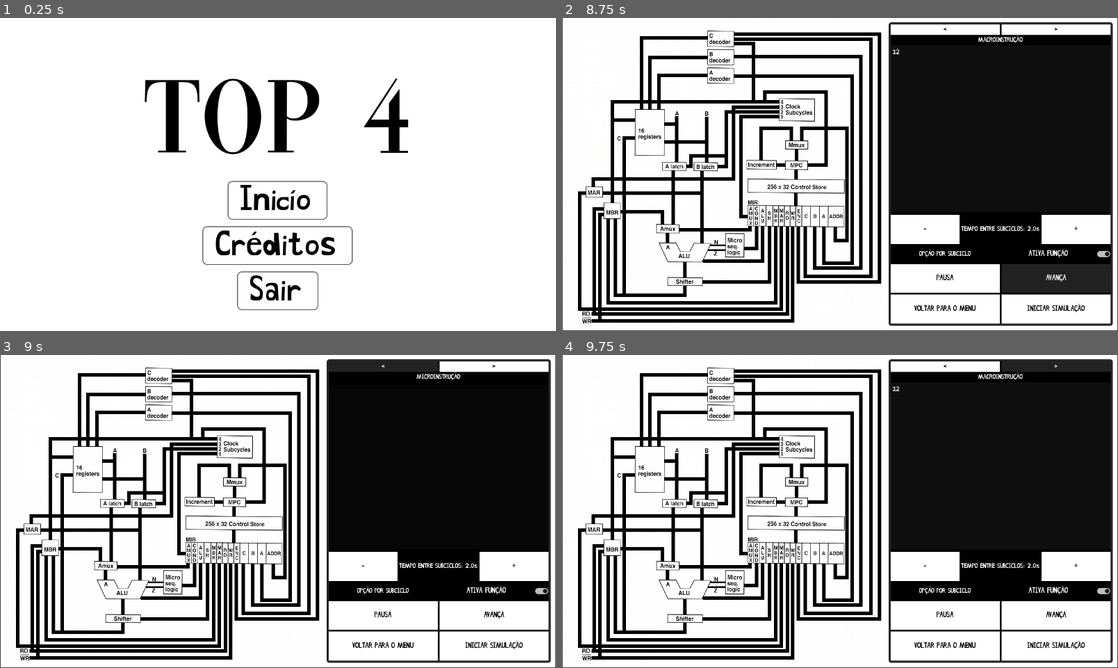
Above: before the commit, frames 1-4 (two rows, left to right).
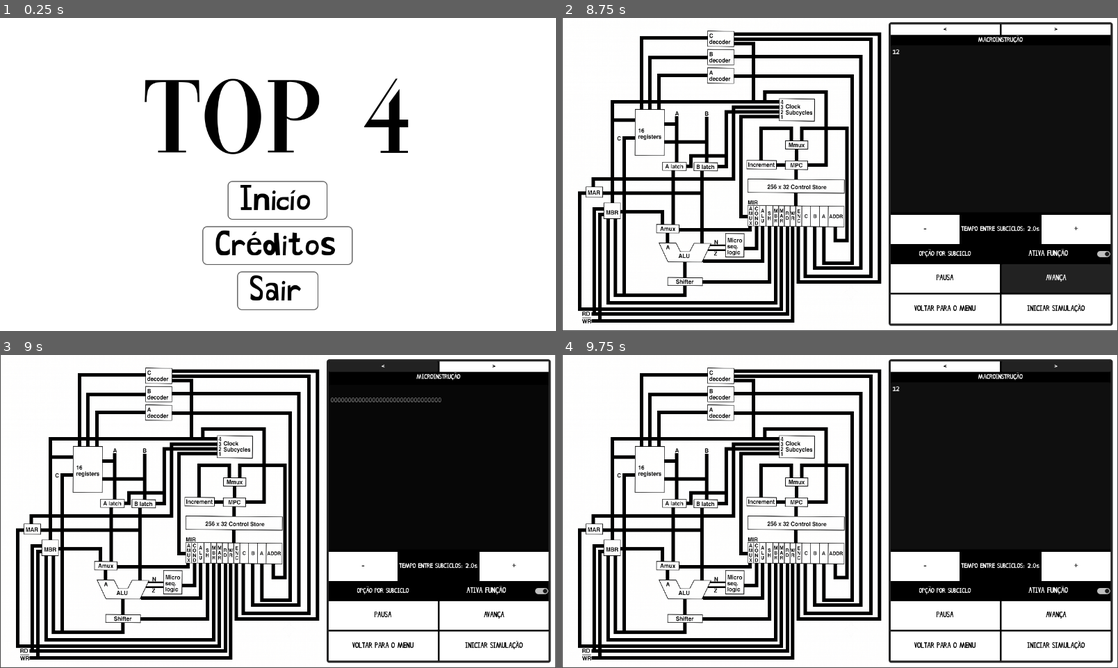
Above: after the commit, the same moments.

Repository: RodriWagner/Projeto-Arquitetura-de-Computadores-Vinod
Game: Godot game, scene res://Cenas/Cenas UI/menu.tscn
The game is run twice, just before and just after one commit, with the same random seed, the same clock (stepped at 60 frames per second) and the same inputs.
Inputs (mouse positions are in pixels of both pictures, inside the frame that each line leads up to):
- Up to frame 1 (0.25 s): no input
- Up to frame 2 (8.75 s): click "Inicío" at 0.5 s; click (1001, 130) at 1.27 s; type "12" at 1.35 s; click "PAUSA" at 2 s; click "INICIAR SIMULAÇÃO" at 2.75 s; click "INICIAR SIMULAÇÃO" at 3.5 s; click "<" at 4.25 s; click ">" at 5 s; click "-" at 5.75 s; click "+" at 6.5 s; click "ATIVA FUNÇÃO" at 7.25 s; click "AVANÇA" at 8 s
- Up to frame 3 (9 s): click "<" at 8.75 s
- Up to frame 4 (9.75 s): click ">" at 9.5 s

Frames 1-2 are identical in both runs. In frame 3, 0.2% of the frame differs, in the area x 59-80%, y 13-16%; in frame 4, nothing differs.
Error in both runs: Invalid access to property or key '12' on a base object of type 'Dictionary'. (res://Scripts/ScriptsLogicaInterna/LeitorDeMacro.gd:98)

Commit message:
fix(): gerenciador e conexoes

Diff:
--- a/projeto-vinod/Cenas/Cenas UI/control.tscn
+++ b/projeto-vinod/Cenas/Cenas UI/control.tscn
@@ -23,7 +23,7 @@
 
 [sub_resource type="Theme" id="Theme_ya72m"]
 
-[node name="Interface" type="Control" unique_id=1786879715 node_paths=PackedStringArray("leitor_de_texto", "velocidade_label")]
+[node name="Interface" type="Control" unique_id=1786879715 node_paths=PackedStringArray("leitor_de_texto", "imprimidor_de_texto", "velocidade_label")]
 layout_mode = 3
 anchors_preset = 15
 anchor_right = 1.0
@@ -32,6 +32,7 @@
 grow_vertical = 2
 script = ExtResource("1_loqao")
 leitor_de_texto = NodePath("PanelContainer/HBoxContainer/Botões e Texto/PanelContainer2/VBoxContainer/controla_visibilidade/macroinstrucao/codigo_macro")
+imprimidor_de_texto = NodePath("PanelContainer/HBoxContainer/Botões e Texto/PanelContainer2/VBoxContainer/controla_visibilidade/microinstrucao/codigo_micro")
 velocidade_label = NodePath("PanelContainer/HBoxContainer/Botões e Texto/PanelContainer2/VBoxContainer/HBoxContainer2/Label")
 
 [node name="PanelContainer" type="PanelContainer" parent="." unique_id=2071102827]
--- a/projeto-vinod/Cenas/Cenas de lógica interna/Gerenciador.tscn
+++ b/projeto-vinod/Cenas/Cenas de lógica interna/Gerenciador.tscn
@@ -7,5 +7,6 @@
 timer_dos_subciclos = NodePath("TimerDosCiclos")
 
 [node name="TimerDosCiclos" type="Timer" parent="." unique_id=1530563372]
+wait_time = 2.0
 
 [connection signal="timeout" from="TimerDosCiclos" to="." method="atualiza_subciclos"]
--- a/projeto-vinod/Cenas/Cenas de lógica interna/main.tscn
+++ b/projeto-vinod/Cenas/Cenas de lógica interna/main.tscn
@@ -8,13 +8,14 @@
 [ext_resource type="PackedScene" uid="uid://dybyv16fmmv1w" path="res://Cenas/Cenas de lógica interna/LeitorDeMacro.tscn" id="4_uv7h8"]
 [ext_resource type="PackedScene" uid="uid://der4kplg7hrt4" path="res://Cenas/Cenas de lógica interna/controle_acesso.tscn" id="5_5sm5k"]
 [ext_resource type="PackedScene" uid="uid://dofyffrpaxm0q" path="res://Cenas/Cenas de lógica interna/barramento_padrao.tscn" id="5_uv7h8"]
-[ext_resource type="Script" uid="uid://co4rs71c4uhtb" path="res://Cenas/Cenas de lógica interna/registradores.gd" id="9_duyd2"]
+[ext_resource type="Script" uid="uid://co4rs71c4uhtb" path="res://Scripts/ScriptsLogicaInterna/registradores.gd" id="9_duyd2"]
 [ext_resource type="PackedScene" uid="uid://w3w5c5rngag8" path="res://Cenas/Cenas de lógica interna/registrador_base.tscn" id="9_pg2fq"]
 [ext_resource type="PackedScene" uid="uid://ct2pqh4kkh12r" path="res://Cenas/Cenas de lógica interna/mux.tscn" id="10_duyd2"]
 [ext_resource type="PackedScene" uid="uid://c6iinwo5ipvlv" path="res://Cenas/Cenas de lógica interna/ula.tscn" id="11_jl1pn"]
 [ext_resource type="PackedScene" uid="uid://dh2cptw8ppwur" path="res://Cenas/Cenas de lógica interna/deslocador.tscn" id="12_ijbik"]
 [ext_resource type="PackedScene" uid="uid://liwhxf8uc651" path="res://Cenas/Cenas de lógica interna/micro_memoria.tscn" id="13_7p45e"]
 [ext_resource type="PackedScene" uid="uid://tbk44hxr3gv6" path="res://Cenas/Cenas de lógica interna/mir.tscn" id="14_3db8d"]
+[ext_resource type="PackedScene" uid="uid://b0pqo2dpnx5d1" path="res://Cenas/Cenas de lógica interna/mbr.tscn" id="14_jl1pn"]
 [ext_resource type="PackedScene" uid="uid://2uxsx4v5tu5u" path="res://Cenas/Cenas de lógica interna/incrementador.tscn" id="15_5w1e3"]
 [ext_resource type="PackedScene" uid="uid://bjpj3jryauww0" path="res://Cenas/Cenas de lógica interna/decoder.tscn" id="16_cvxod"]
 [ext_resource type="PackedScene" uid="uid://cntn71jt5300p" path="res://Cenas/Cenas de lógica interna/controle_de_fluxo.tscn" id="17_m455r"]
@@ -118,6 +119,8 @@
 "DecoderC": NodePath("../Via de Dados/Componentes/Registradores"),
 "LatchA": NodePath("../Via de Dados/Componentes/LatchA"),
 "LatchB": NodePath("../Via de Dados/Componentes/LatchB"),
+"MAR": NodePath("../Via de Dados/Componentes/MAR"),
+"MBR": NodePath("../Via de Dados/Componentes/MBR"),
 "MIR": NodePath("../Unidade de Controle/MIR"),
 "MPC": NodePath("../Unidade de Controle/MPC")
 }
@@ -202,6 +205,32 @@
 
 [node name="sh_shifter" parent="Barramentos/CasosSensiveis/SaindoDoMIR" unique_id=1950619333 instance=ExtResource("5_uv7h8")]
 points = PackedVector2Array(478, 483, 478, 607, 327, 607)
+
+[node name="EnvolveRegs" type="Node2D" parent="Barramentos/CasosSensiveis" unique_id=1505981592]
+
+[node name="registers_a" parent="Barramentos/CasosSensiveis/EnvolveRegs" unique_id=88035938 instance=ExtResource("5_uv7h8")]
+points = PackedVector2Array(239, 244, 256, 244)
+
+[node name="registers_b" parent="Barramentos/CasosSensiveis/EnvolveRegs" unique_id=337770173 instance=ExtResource("5_uv7h8")]
+points = PackedVector2Array(239, 285, 325, 285)
+
+[node name="a_alatch" parent="Barramentos/CasosSensiveis/EnvolveRegs" unique_id=1612259165 instance=ExtResource("5_uv7h8")]
+points = PackedVector2Array(264, 230, 264, 328)
+
+[node name="b_blatch" parent="Barramentos/CasosSensiveis/EnvolveRegs" unique_id=1836947284 instance=ExtResource("5_uv7h8")]
+points = PackedVector2Array(333, 231, 333, 329)
+
+[node name="shifter_registers" parent="Barramentos/CasosSensiveis/EnvolveRegs" unique_id=1114538683 instance=ExtResource("5_uv7h8")]
+points = PackedVector2Array(283, 620, 283, 638, 143, 638, 143, 276, 164, 276)
+
+[node name="adecoder_registers" parent="Barramentos/CasosSensiveis/EnvolveRegs" unique_id=194891757 instance=ExtResource("5_uv7h8")]
+points = PackedVector2Array(331, 132, 223, 132, 223, 207)
+
+[node name="bdecoder_registers" parent="Barramentos/CasosSensiveis/EnvolveRegs" unique_id=1578630580 instance=ExtResource("5_uv7h8")]
+points = PackedVector2Array(331, 91, 202, 91, 202, 206)
+
+[node name="cdecoder_registers" parent="Barramentos/CasosSensiveis/EnvolveRegs" unique_id=684355030 instance=ExtResource("5_uv7h8")]
+points = PackedVector2Array(331, 46, 183, 46, 183, 206)
 
 [node name="mpc_control_store" parent="Barramentos/CasosSensiveis" unique_id=286039740 instance=ExtResource("5_uv7h8")]
 points = PackedVector2Array(539, 352, 539, 368)
@@ -219,32 +248,6 @@
 width = 3.95
 begin_cap_mode = 2
 
-[node name="EnvolveRegs" type="Node2D" parent="Barramentos/CasosSensiveis" unique_id=1505981592]
-
-[node name="registers_a" parent="Barramentos/CasosSensiveis/EnvolveRegs" unique_id=88035938 instance=ExtResource("5_uv7h8")]
-points = PackedVector2Array(239, 244, 256, 244)
-
-[node name="registers_b" parent="Barramentos/CasosSensiveis/EnvolveRegs" unique_id=337770173 instance=ExtResource("5_uv7h8")]
-points = PackedVector2Array(239, 285, 325, 285)
-
-[node name="a_alatch" parent="Barramentos/CasosSensiveis/EnvolveRegs" unique_id=1612259165 instance=ExtResource("5_uv7h8")]
-points = PackedVector2Array(264, 230, 264, 328)
-
-[node name="b_blatch" parent="Barramentos/CasosSensiveis/EnvolveRegs" unique_id=1836947284 instance=ExtResource("5_uv7h8")]
-points = PackedVector2Array(333, 231, 333, 329)
-
-[node name="shifter_registers" parent="Barramentos/CasosSensiveis/EnvolveRegs" unique_id=1114538683 instance=ExtResource("5_uv7h8")]
-points = PackedVector2Array(283, 620, 283, 638, 143, 638, 143, 276, 164, 276)
-
-[node name="adecoder_registers" parent="Barramentos/CasosSensiveis/EnvolveRegs" unique_id=194891757 instance=ExtResource("5_uv7h8")]
-points = PackedVector2Array(331, 132, 223, 132, 223, 207)
-
-[node name="bdecoder_registers" parent="Barramentos/CasosSensiveis/EnvolveRegs" unique_id=1578630580 instance=ExtResource("5_uv7h8")]
-points = PackedVector2Array(331, 91, 202, 91, 202, 206)
-
-[node name="cdecoder_registers" parent="Barramentos/CasosSensiveis/EnvolveRegs" unique_id=684355030 instance=ExtResource("5_uv7h8")]
-points = PackedVector2Array(331, 46, 183, 46, 183, 206)
-
 [node name="mpc_increment" parent="Barramentos" unique_id=1820964864 node_paths=PackedStringArray("origem", "destino") instance=ExtResource("5_uv7h8")]
 points = PackedVector2Array(497, 338, 510, 338)
 origem = NodePath("../../Unidade de Controle/MPC")
@@ -265,12 +268,14 @@
 origem = NodePath("../../Via de Dados/Componentes/ULA")
 destino = NodePath("../../Via de Dados/Componentes/Deslocador")
 
-[node name="shifter_mbr" parent="Barramentos" unique_id=1441557973 node_paths=PackedStringArray("origem") instance=ExtResource("5_uv7h8")]
+[node name="shifter_mbr" parent="Barramentos" unique_id=1441557973 node_paths=PackedStringArray("origem", "destino") instance=ExtResource("5_uv7h8")]
 points = PackedVector2Array(283, 619, 283, 638, 123, 638, 123, 465)
 origem = NodePath("../../Via de Dados/Componentes/Deslocador")
-
-[node name="mbr_amux" parent="Barramentos" unique_id=1049204913 node_paths=PackedStringArray("destino") instance=ExtResource("5_uv7h8")]
+destino = NodePath("../../Via de Dados/Componentes/MBR")
+
+[node name="mbr_amux" parent="Barramentos" unique_id=1049204913 node_paths=PackedStringArray("origem", "destino") instance=ExtResource("5_uv7h8")]
 points = PackedVector2Array(139, 446, 231, 446, 231, 471)
+origem = NodePath("../../Via de Dados/Componentes/MBR")
 destino = NodePath("../../Via de Dados/Componentes/Amux")
 
 [node name="amux_a" parent="Barramentos" unique_id=1655756108 node_paths=PackedStringArray("origem", "destino") instance=ExtResource("5_uv7h8")]
@@ -278,9 +283,10 @@
 origem = NodePath("../../Via de Dados/Componentes/Amux")
 destino = NodePath("../../Via de Dados/Componentes/ULA")
 
-[node name="blatch_mar" parent="Barramentos" unique_id=65266742 node_paths=PackedStringArray("origem") instance=ExtResource("5_uv7h8")]
+[node name="blatch_mar" parent="Barramentos" unique_id=65266742 node_paths=PackedStringArray("origem", "destino") instance=ExtResource("5_uv7h8")]
 points = PackedVector2Array(322, 355, 322, 403, 97, 403)
 origem = NodePath("../../Via de Dados/Componentes/LatchB")
+destino = NodePath("../../Via de Dados/Componentes/MAR")
 
 [node name="blatch_alu" parent="Barramentos" unique_id=717075688 node_paths=PackedStringArray("origem", "destino") instance=ExtResource("5_uv7h8")]
 points = PackedVector2Array(322, 355, 322, 403, 322, 515)
@@ -298,7 +304,8 @@
 
 [node name="MemoriaPrincipal" parent="Via de Dados" unique_id=266650011 instance=ExtResource("2_qahpq")]
 
-[node name="ControleAcessoMP" parent="Via de Dados/MemoriaPrincipal" unique_id=1735749587 instance=ExtResource("5_5sm5k")]
+[node name="ControleAcessoMP" parent="Via de Dados/MemoriaPrincipal" unique_id=1735749587 node_paths=PackedStringArray("memoria") instance=ExtResource("5_5sm5k")]
+memoria = NodePath("..")
 
 [node name="Componentes" type="Node2D" parent="Via de Dados" unique_id=2007277224]
 
@@ -352,6 +359,15 @@
 [node name="Deslocador" parent="Via de Dados/Componentes" unique_id=1526665294 instance=ExtResource("12_ijbik")]
 controle = "00"
 
+[node name="MAR" parent="Via de Dados/Componentes" unique_id=373609624 instance=ExtResource("9_pg2fq")]
+
+[node name="MBR" parent="Via de Dados/Componentes" unique_id=1014754384 node_paths=PackedStringArray("controle_memoria") instance=ExtResource("14_jl1pn")]
+controle_memoria = NodePath("../../MemoriaPrincipal/ControleAcessoMP")
+
+[node name="ControleDeFluxo" parent="Via de Dados/Componentes" unique_id=1097584056 node_paths=PackedStringArray("ula", "MMUX") instance=ExtResource("17_m455r")]
+ula = NodePath("../ULA")
+MMUX = NodePath("../../../Unidade de Controle/Mmux")
+
 [node name="Unidade de Controle" type="Node2D" parent="." unique_id=1774968066]
 
 [node name="micro_memoria" parent="Unidade de Controle" unique_id=1430280428 instance=ExtResource("13_7p45e")]
@@ -359,12 +375,18 @@
 [node name="ControleAcessoMemoria" parent="Unidade de Controle/micro_memoria" unique_id=1596271675 node_paths=PackedStringArray("memoria") instance=ExtResource("5_5sm5k")]
 memoria = NodePath("..")
 
-[node name="MIR" parent="Unidade de Controle" unique_id=298301598 node_paths=PackedStringArray("acesso_memoria_controle", "mpc", "amux", "ula", "desl", "enc", "dec_c", "dec_b", "dec_a", "addr") instance=ExtResource("14_3db8d")]
+[node name="MIR" parent="Unidade de Controle" unique_id=298301598 node_paths=PackedStringArray("acesso_memoria_controle", "interface", "mpc", "amux", "cond", "ula", "desl", "mbr", "mar", "rd", "wr", "enc", "dec_c", "dec_b", "dec_a", "addr") instance=ExtResource("14_3db8d")]
 acesso_memoria_controle = NodePath("../micro_memoria/ControleAcessoMemoria")
+interface = NodePath("../../Interface")
 mpc = NodePath("../MPC")
 amux = NodePath("../../Via de Dados/Componentes/Amux")
+cond = NodePath("../../Via de Dados/Componentes/ControleDeFluxo")
 ula = NodePath("../../Via de Dados/Componentes/ULA")
 desl = NodePath("../../Via de Dados/Componentes/Deslocador")
+mbr = NodePath("../../Via de Dados/Componentes/MBR")
+mar = NodePath("../../Via de Dados/Componentes/MAR")
+rd = NodePath("../../Via de Dados/Componentes/MBR")
+wr = NodePath("../../Via de Dados/Componentes/MBR")
 enc = NodePath("../../Via de Dados/Componentes/Registradores")
 dec_c = NodePath("../DecoderC")
 dec_b = NodePath("../DecoderB")
@@ -383,7 +405,7 @@
 
 [node name="DecoderC" parent="Unidade de Controle" unique_id=1146886859 instance=ExtResource("16_cvxod")]
 
-[node name="ControleDeFluxo" parent="Unidade de Controle" unique_id=1097584056 instance=ExtResource("17_m455r")]
+[node name="ControleDeFluxo" parent="Unidade de Controle" unique_id=956690104 instance=ExtResource("17_m455r")]
 
 [node name="MPC" parent="Unidade de Controle" unique_id=813905925 instance=ExtResource("9_pg2fq")]
 controle = "1"
--- a/projeto-vinod/Scripts/ScriptsLogicaInterna/Componentes/controle_de_fluxo.gd
+++ b/projeto-vinod/Scripts/ScriptsLogicaInterna/Componentes/controle_de_fluxo.gd
@@ -1,11 +1,11 @@
 extends ComponenteBase
 
+@export var ula : ULA
+
+@export var MMUX : ComponenteBase
+
 func _ready() -> void:
-	entrada_1 = "0"
-	entrada_2 = "0"
-	controle = "11"
-	agir()
-	print(saida)
+	controle = "00"
 
 func agir():
 
@@ -13,12 +13,15 @@
 		"00":
 			saida = "0"
 		"01":
-			if entrada_1 == "1": saida = "1"
+			if ula.flag_n == "1": saida = "1"
 			else: saida = "0"
 		"10":
-			if entrada_2 == "1": saida = "1"
+			if ula.flag_z == "1": saida = "1"
 			else: saida = "0"
 		"11":
 			saida = "1"
 		_:
 			print("Erro no Controle de Fluxo: Controle inválido: " + controle)
+
+	if (MMUX):
+		MMUX.controle = saida
--- a/projeto-vinod/Scripts/ScriptsLogicaInterna/Componentes/incrementador.gd
+++ b/projeto-vinod/Scripts/ScriptsLogicaInterna/Componentes/incrementador.gd
@@ -14,6 +14,9 @@
 			result = str(temp & 1) + result
 			temp = temp >> 1
 
+		while (result.length() < 32):
+			result = "0" + result;
+
 		if result.length() == 33:
 			result = result.substr(1)
 
--- a/projeto-vinod/Scripts/ScriptsLogicaInterna/Componentes/mir.gd
+++ b/projeto-vinod/Scripts/ScriptsLogicaInterna/Componentes/mir.gd
@@ -1,23 +1,27 @@
 extends ComponenteBase
 @export var acesso_memoria_controle : ControleAcessoMemoria;
+@export var interface : Interface
+
+@export_subgroup("Sinais de controle")
 @export var mpc : ComponenteBase
-
 @export var amux : ComponenteBase
 @export var cond : ComponenteBase
 @export var ula : ComponenteBase
 @export var desl : ComponenteBase
-@export var mbr : ComponenteBase
+@export var mbr : MBR
 @export var mar : ComponenteBase
-@export var rd : ComponenteBase
-@export var wr : ComponenteBase
+@export var rd : MBR
+@export var wr : MBR
 @export var enc : ComponenteBase
 @export var dec_c : ComponenteBase
 @export var dec_b : ComponenteBase
 @export var dec_a : ComponenteBase
 @export var addr : ComponenteBase
 
+
 func agir() -> void:
 	entrada_1 = acesso_memoria_controle.acessa_dado(mpc.saida)
+	interface.imprimidor_de_texto.text += "\n" + mpc.saida
 
 	amux.controle = entrada_1.substr(0,1)
 	cond.controle = entrada_1.substr(1,2)
--- a/projeto-vinod/Scripts/ScriptsLogicaInterna/Componentes/mux.gd
+++ b/projeto-vinod/Scripts/ScriptsLogicaInterna/Componentes/mux.gd
@@ -6,5 +6,8 @@
 		saida = entrada_1
 	elif (controle == '1'):
 		saida = entrada_2
+		saida = "0".repeat(24) + saida
+		if (saida.length() > 32):
+			saida = saida.substr(32-saida.length())
 	else:
 		print("Erro no MUX: Controle inválido: " + controle)
--- a/projeto-vinod/Scripts/ScriptsLogicaInterna/Componentes/registrador_base.gd
+++ b/projeto-vinod/Scripts/ScriptsLogicaInterna/Componentes/registrador_base.gd
@@ -1,5 +1,7 @@
 extends ComponenteBase
 
+func _ready() -> void:
+	saida = "0".repeat(32);
 
 # Se controle == '1', saida assume valor de entrada_1. Se controle == '0', nada acontece.
 func agir():
--- a/projeto-vinod/Scripts/ScriptsLogicaInterna/Componentes/ula.gd
+++ b/projeto-vinod/Scripts/ScriptsLogicaInterna/Componentes/ula.gd
@@ -1,7 +1,7 @@
-extends ComponenteBase
+class_name ULA extends ComponenteBase
 
-var flag_n: bool = false
-var flag_z: bool = false
+var flag_n: String = "0"
+var flag_z: String = "0"
 
 
 func agir():
@@ -12,6 +12,7 @@
 			var b: int = entrada_2.bin_to_int()
 			var resultado: int = (a + b) & 0xFFFF
 			saida = _int_para_bin16(resultado)
+
 
 		"01":
 			var a: int = entrada_1.bin_to_int()
@@ -32,8 +33,12 @@
 	_calcular_flags()
 
 func _calcular_flags() -> void:
-	flag_n = saida[0] == "1"
-	flag_z = saida == "0000000000000000"
+	flag_n = saida[0]
+	print(saida)
+	if (saida == "0000000000000000"):
+		flag_z = "1"
+	else:
+		flag_z = "0"
 
 func _int_para_bin16(valor: int) -> String:
 	var resultado: String = ""
--- a/projeto-vinod/Scripts/ScriptsLogicaInterna/LeitorDeMacro.gd
+++ b/projeto-vinod/Scripts/ScriptsLogicaInterna/LeitorDeMacro.gd
@@ -1,7 +1,7 @@
 class_name LeitorDeMacro extends Node2D
 
 var traducao_opcode : Dictionary = {
-		"LOAD" : "0000",
+		"LODD" : "0000",
 		"STOD" : "0001",
 		"ADDD" : "0010",
 		"SUBD" : "0011",
@@ -95,7 +95,7 @@
 ## O conteudo é transformado em binario e adicionado ao opcode.
 ## A instrução completa é retornado em formato de string.
 func _instrucao_binario(instrucao : String, conteudo : String, lista_de_labels : Array[Dictionary]) -> String:
-	var instrucao_binario : String = traducao_opcode[instrucao];
+	var instrucao_binario : String = traducao_opcode[instrucao.to_upper()];
 	if (conteudo.is_valid_int()):
 		var conteudo_binario : String = _decimal_para_binario(int(conteudo));
 		var zero_faltando = 16 - instrucao_binario.length() - conteudo_binario.length();
--- a/projeto-vinod/Scripts/ScriptsLogicaInterna/controle_acesso.gd
+++ b/projeto-vinod/Scripts/ScriptsLogicaInterna/controle_acesso.gd
@@ -10,4 +10,5 @@
 
 ## Insere dado no endereco passado
 func insere_dado(dado : String, endereco : String) -> void:
+	print(memoria.linhas_da_memoria)
 	memoria.linhas_da_memoria[endereco.bin_to_int()] = dado;
--- a/projeto-vinod/Scripts/ScriptsLogicaInterna/gerenciador.gd
+++ b/projeto-vinod/Scripts/ScriptsLogicaInterna/gerenciador.gd
@@ -54,7 +54,7 @@
 	atualiza_subciclos()
 
 
-func _ativa_desativa_timer() -> void:
+func ativa_desativa_timer() -> void:
 	if timer_ativado:
 		timer_ativado = false
 		timer_dos_subciclos.stop()
--- a/projeto-vinod/Scripts/ScriptsUI/Interface.gd
+++ b/projeto-vinod/Scripts/ScriptsUI/Interface.gd
@@ -1,8 +1,11 @@
-extends Control
+class_name Interface extends Control
 
 @export_subgroup("Leitor de Macro")
 @export var leitor_de_macro : LeitorDeMacro;
 @export var leitor_de_texto : TextEdit;
+
+@export_subgroup("Lista de Micros")
+@export var imprimidor_de_texto : TextEdit;
 
 @export_subgroup("Memoria Principal")
 @export var memoria_principal : MemoriaPrincipal;
@@ -20,7 +23,7 @@
 	# Escreve programa na memória
 	memoria_principal.escreve_programa_em_memoria(leitor_de_macro.trata_texto(leitor_de_texto.text));
 	# Inicia gerenciador de tempo
-	gerenciador.timer_dos_subciclos.start()
+	gerenciador.timer_dos_subciclos.start(gerenciador.tempo_entre_subciclos)
 	iniciou = true
 
 
@@ -32,10 +35,10 @@
 func _on_pausa_pressed() -> void:
 	var pause = $"PanelContainer/HBoxContainer/Botões e Texto/PanelContainer2/VBoxContainer/HBoxContainer3/pausa"
 	if(gerenciador.timer_ativado and iniciou):
-		gerenciador.timer_ativado = false
+		gerenciador.ativa_desativa_timer()
 		pause.text = "DESPAUSA"
 	else:
-		gerenciador.timer_ativado = true
+		gerenciador.ativa_desativa_timer()
 		pause.text = "PAUSA"
 
 
Renamed: projeto-vinod/Cenas/Cenas de lógica interna/registradores.gd -> projeto-vinod/Scripts/ScriptsLogicaInterna/registradores.gd
Renamed: projeto-vinod/Cenas/Cenas de lógica interna/registradores.gd.uid -> projeto-vinod/Scripts/ScriptsLogicaInterna/registradores.gd.uid
